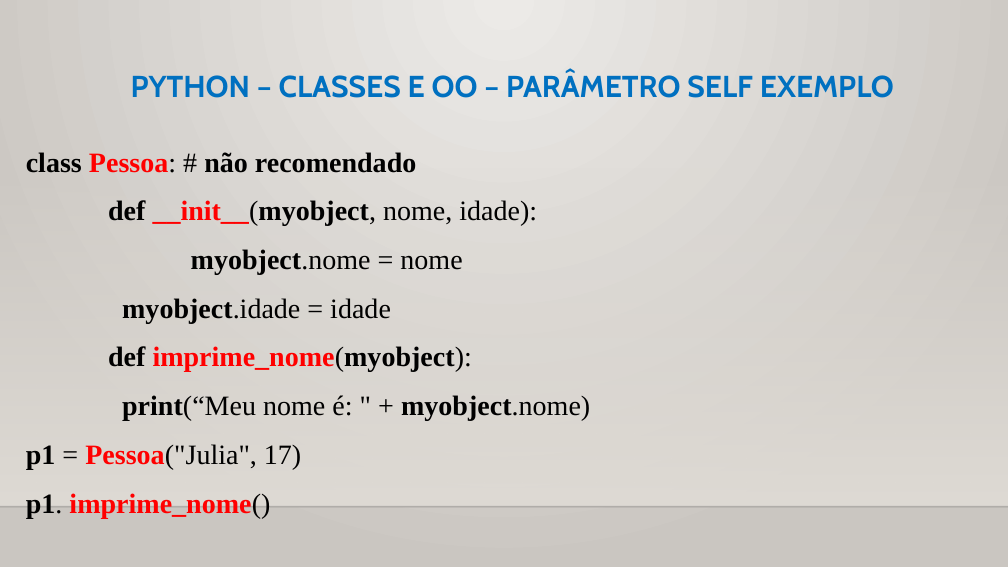
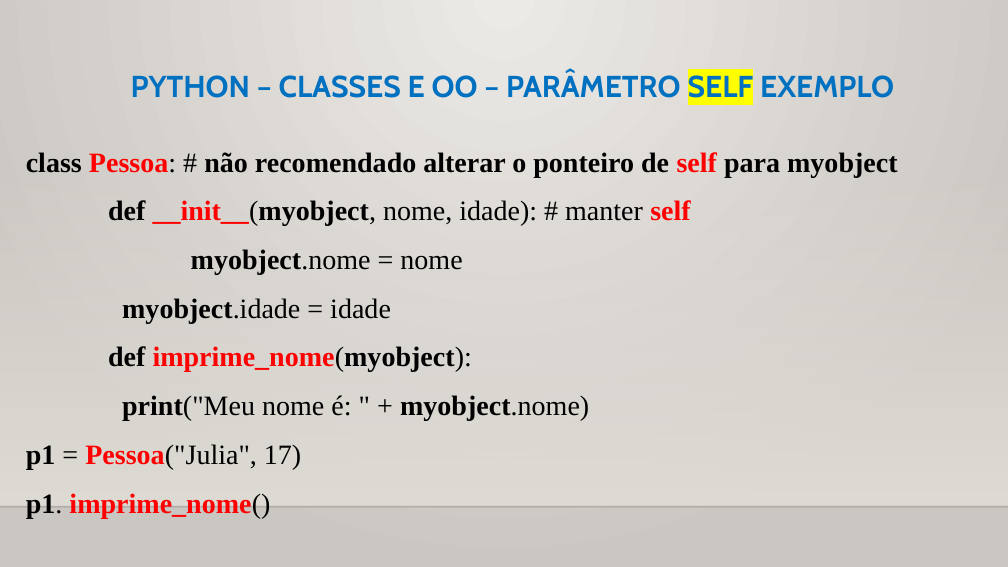
Before and after one commit to CloudEducationBrazil/WydenUniRuyPythonRAD, a slide deck: slide 10 of 01 Classes/Aula 11 RAD Python - Classes - Orientação a Objetos.pptx. Drawn at 1008x567 pixels with LibreOffice and Linux fonts; fonts in the diff are those of the drawing; background and template pictures are left out. Boxes give left, top, right and bottom in pixels: in the first picture for what was removed or moved away, otherwise in the second. Text is boxed around its words. In the diff, an @@ line names an element or a change of style, - is before the commit and + after.

Commit message:
ajustesss Python RAD 02112023

```diff
--- a/01 Classes/Aula 11 RAD Python - Classes - Orientação a Objetos.pptx
+++ b/01 Classes/Aula 11 RAD Python - Classes - Orientação a Objetos.pptx
@@ title "PYTHON – CLASSES E OO ..." at (131, 71, 894, 104): highlight none to #FFFF00 in "SELF" @@
@@ text at (26, 152, 898, 226): text changed @@
-class Pessoa: # não recomendado
-  def __init__(myobject, nome, idade):
+class Pessoa: # não recomendado alterar o ponteiro de self para myobject
+  def __init__(myobject, nome, idade): # manter self
@@ text at (122, 395, 589, 421): text changed @@
-  print(“Meu nome é: " + myobject.nome)
+  print("Meu nome é: " + myobject.nome)
```
Also in this commit, not shown: 5 other slides changed, 3 slides added.
